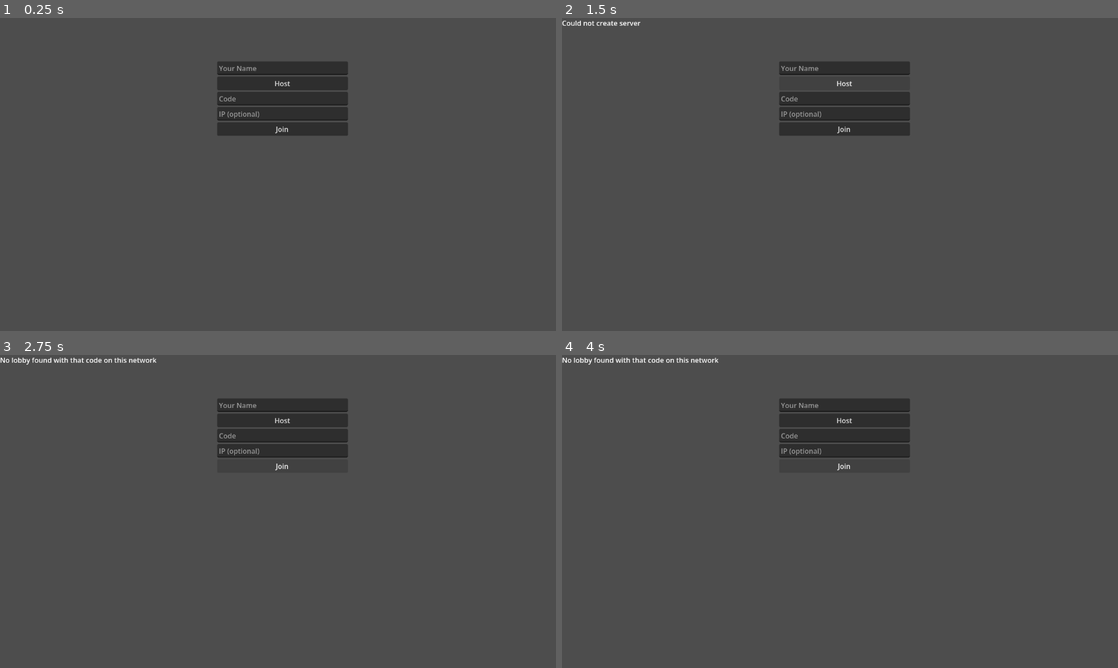
Above: before the commit, frames 1-4 (two rows, left to right).
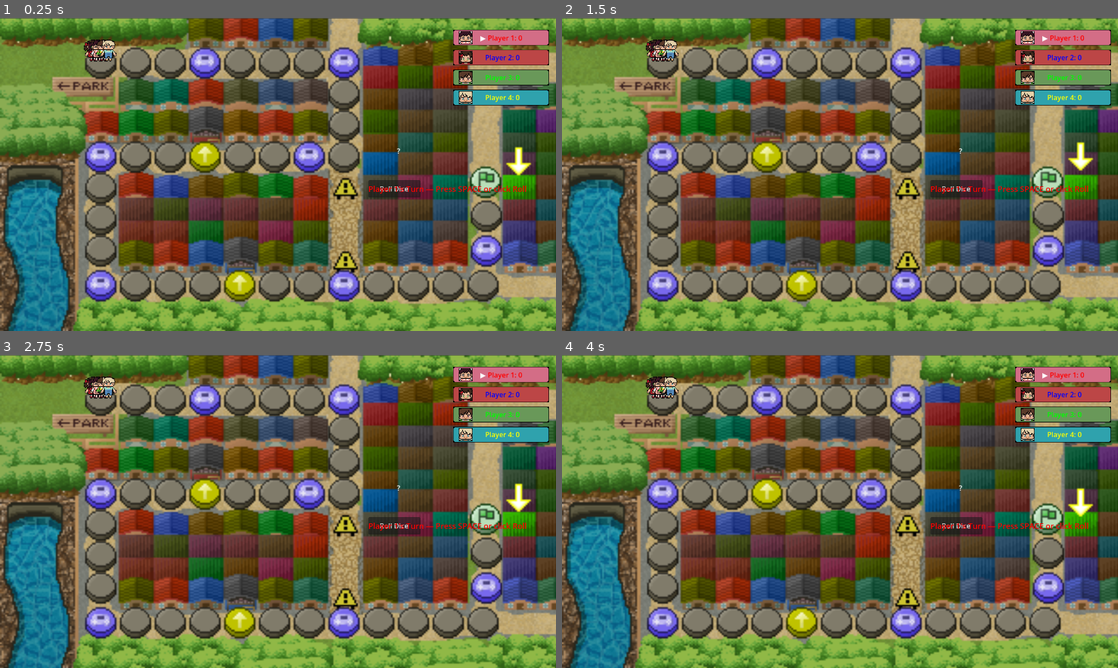
Above: after the commit, the same moments.

Repository: Zephyrdoestech/Pinoy-Party
Game: Godot game, scene res://scenes/Game.tscn
Same seed, same stepped clock (60 frames per second), same inputs: the game is played once before the commit and once after it. Before the commit the project starts from res://scenes/ui/LobbyScreen.tscn.
Inputs (mouse positions are in pixels of both pictures, inside the frame that each line leads up to):
- Up to frame 1 (0.25 s): no input
- Up to frame 2 (1.5 s): click (956, 190) at 0.5 s, where only the run after the commit has a clickable "Roll Dice"; click (845, 83) at 1.25 s, where only the run before the commit has a clickable "Host"
- Up to frame 3 (2.75 s): click (283, 464) at 2 s, where only the run before the commit has a clickable "Join"
- Up to frame 4 (4 s): hold D (move_right) 2.78-3.53 s; hold S (move_down) from 3.53 s (still down)

The runs differ from the first frame. In frame 1, 94% of the frame differs, in the area x 0-100%, y 0-100%; in frame 2, 94%; in frame 3, 94%; in frame 4, 94%.

Commit message:
help i cant access the lobby

Diff:
--- a/pinoy-party/project.godot
+++ b/pinoy-party/project.godot
@@ -15,7 +15,7 @@
 [application]
 
 config/name="PinoyParty"
-run/main_scene="uid://dbfm3smj58raw"
+run/main_scene="uid://otttrk2nbig1"
 config/features=PackedStringArray("4.6", "Forward Plus")
 config/icon="res://icon.svg"
 
--- a/pinoy-party/scenes/Game.tscn
+++ b/pinoy-party/scenes/Game.tscn
@@ -5,15 +5,55 @@
 [ext_resource type="PackedScene" uid="uid://bwhqvetc7jop" path="res://scenes/board/Dice.tscn" id="3"]
 [ext_resource type="Script" uid="uid://cc13jfm2miomd" path="res://scripts/state_machine/StateMachine.gd" id="4_g4kob"]
 [ext_resource type="Script" uid="uid://dr16xx150qr43" path="res://scripts/state_machine/states/State_StartTurn.gd" id="5_qy1jj"]
+[ext_resource type="Texture2D" uid="uid://08f52o7ptp2m" path="res://assets/board_assets/Tiles/Goal_Tile.png" id="5_r7sob"]
 [ext_resource type="Script" uid="uid://c4grj3vp5v4vj" path="res://scripts/state_machine/states/State_WaitingForDice.gd" id="6_3xj3m"]
+[ext_resource type="Texture2D" uid="uid://kjqgrs5sqdpb" path="res://assets/board_assets/board_arrow_placed.png" id="6_vjgi4"]
+[ext_resource type="Script" uid="uid://dku470pmgkaql" path="res://scenes/sprite_2d_3.gd" id="7_kyk2p"]
 [ext_resource type="Script" uid="uid://dbpgmhuso24j4" path="res://scripts/state_machine/states/State_Moving.gd" id="7_mcffj"]
 [ext_resource type="Script" uid="uid://bj3xox6d6dtr7" path="res://scripts/state_machine/states/State_TileEvent.gd" id="8_2rd6h"]
 [ext_resource type="PackedScene" uid="uid://cph0668ds8x15" path="res://scenes/board/Tile.tscn" id="8_kyk2p"]
 [ext_resource type="Script" uid="uid://bn08v1ospija" path="res://scripts/state_machine/states/State_EndTurn.gd" id="9_7ua8r"]
 [ext_resource type="PackedScene" uid="uid://b27tfag0jsw3q" path="res://scenes/ui/HUD.tscn" id="10_qy1jj"]
-[ext_resource type="PackedScene" uid="uid://05p1lmwlynfu" path="res://scenes/ui/ScoreBoard.tscn" id="11_3xj3m"]
 [ext_resource type="PackedScene" uid="uid://c2hbad6cv4qhg" path="res://scenes/ui/GameOverScreen.tscn" id="12_mcffj"]
 [ext_resource type="Texture2D" uid="uid://b16cipce2a2vi" path="res://assets/board_assets/board_background.png" id="13_2rd6h"]
+[ext_resource type="PackedScene" uid="uid://btf61rmswu0yb" path="res://scenes/ui/ScoreBoard.tscn" id="17_vjgi4"]
+
+[sub_resource type="Animation" id="Animation_45i86"]
+length = 0.001
+tracks/0/type = "value"
+tracks/0/imported = false
+tracks/0/enabled = true
+tracks/0/path = NodePath(".:position")
+tracks/0/interp = 1
+tracks/0/loop_wrap = true
+tracks/0/keys = {
+"times": PackedFloat32Array(0),
+"transitions": PackedFloat32Array(1),
+"update": 0,
+"values": [Vector2(642, 352)]
+}
+
+[sub_resource type="Animation" id="Animation_sv1m6"]
+resource_name = "bounce"
+loop_mode = 1
+tracks/0/type = "value"
+tracks/0/imported = false
+tracks/0/enabled = true
+tracks/0/path = NodePath(".:position")
+tracks/0/interp = 1
+tracks/0/loop_wrap = true
+tracks/0/keys = {
+"times": PackedFloat32Array(0, 0.4927375, 1),
+"transitions": PackedFloat32Array(1, 1, 1),
+"update": 0,
+"values": [Vector2(642, 352), Vector2(642, 330), Vector2(642, 352)]
+}
+
+[sub_resource type="AnimationLibrary" id="AnimationLibrary_a8wo8"]
+_data = {
+&"RESET": SubResource("Animation_45i86"),
+&"bounce": SubResource("Animation_sv1m6")
+}
 
 [node name="Game" type="Node2D" unique_id=1768686812]
 script = ExtResource("1")
@@ -173,6 +213,20 @@
 [node name="Tile35" parent="Board" unique_id=5350535 instance=ExtResource("8_kyk2p")]
 position = Vector2(1120, 456)
 scale = Vector2(2, 2)
+
+[node name="Sprite2D2" type="Sprite2D" parent="." unique_id=1384508704]
+position = Vector2(1118, 378)
+scale = Vector2(4, 4)
+texture = ExtResource("5_r7sob")
+
+[node name="Arrow" type="Sprite2D" parent="." unique_id=699209019]
+position = Vector2(642, 352)
+scale = Vector2(4, 4)
+texture = ExtResource("6_vjgi4")
+script = ExtResource("7_kyk2p")
+
+[node name="AnimationPlayer" type="AnimationPlayer" parent="Arrow" unique_id=805758802]
+libraries/ = SubResource("AnimationLibrary_a8wo8")
 
 [node name="Dice" parent="." unique_id=1631070114 instance=ExtResource("3")]
 position = Vector2(919, 347)
@@ -206,14 +260,13 @@
 
 [node name="Hud" parent="UI" unique_id=821560762 instance=ExtResource("10_qy1jj")]
 
-[node name="ScoreBoard" parent="UI" unique_id=1802406921 instance=ExtResource("11_3xj3m")]
-anchors_preset = 5
-anchor_left = 0.5
-anchor_right = 0.5
-offset_left = 324.0
-offset_top = 0.0
-offset_right = 324.0
-offset_bottom = 0.0
-grow_horizontal = 2
-
 [node name="GameOverScreen" parent="UI" unique_id=818565318 instance=ExtResource("12_mcffj")]
+
+[node name="ScoreBoard" parent="UI" unique_id=1160043138 instance=ExtResource("17_vjgi4")]
+anchors_preset = 11
+anchor_left = 1.0
+offset_left = -240.0
+offset_top = 24.0
+offset_right = -240.0
+offset_bottom = 24.0
+grow_horizontal = 0
--- /dev/null
+++ b/pinoy-party/scenes/sprite_2d_3.gd
@@ -0,0 +1,10 @@
+extends Sprite2D
+
+
+# Called when the node enters the scene tree for the first time.
+func _ready() -> void:
+	$AnimationPlayer.play("bounce")
+
+# Called every frame. 'delta' is the elapsed time since the previous frame.
+func _process(delta: float) -> void:
+	pass
--- /dev/null
+++ b/pinoy-party/scenes/ui/ScoreBoard.gd
@@ -0,0 +1,65 @@
+# scenes/ui/score_board.gd
+extends Control
+
+# One row per player: a "▶" marker (shown only on the current player) and a
+# "Name: score" label, colored to match that player's token color.
+var rows: Array = []  # [{marker: Label, score: Label}]
+
+#func _ready() -> void:
+	#for i in GameManager.active_player_count:
+		#var row := HBoxContainer.new()
+		#row.position = Vector2(0, i * 28)
+#
+		#var marker := Label.new()
+		#marker.custom_minimum_size = Vector2(20, 0)
+		#marker.text = ""
+		#row.add_child(marker)
+#
+		#var score_label := Label.new()
+		#row.add_child(score_label)
+#
+		#add_child(row)
+		#rows.append({"marker": marker, "score": score_label})
+#
+	#EventBus.score_changed.connect(_on_score_changed)
+	#EventBus.turn_started.connect(_on_turn_started)
+	#_refresh_all()
+
+func _ready() -> void:
+	var container = $RowsContainer # double check this path matches your layout!
+
+	# Loop through the actual visual rows you built in the editor
+	for row_rect in container.get_children():
+		var marker = row_rect.get_node_or_null("HBox/Marker")
+		var score_label = row_rect.get_node_or_null("HBox/Score")
+
+		if marker and score_label:
+			rows.append({"marker": marker, "score": score_label})
+
+	# Connect your networks
+	EventBus.score_changed.connect(_on_score_changed)
+	EventBus.turn_started.connect(_on_turn_started)
+
+	# Only refresh if GameManager actually has player data loaded
+	if GameManager.players.size() >= rows.size():
+		_refresh_all()
+	else:
+		print("Scoreboard idling: Waiting for real players to connect.")
+
+func _refresh_all() -> void:
+	for i in GameManager.active_player_count:
+		_update_score_text(i)
+
+func _update_score_text(player_index: int) -> void:
+	var p: Dictionary = GameManager.players[player_index]
+	var score_label: Label = rows[player_index]["score"]
+	score_label.text = "%s: %d" % [p["name"], p["score"]]
+	score_label.modulate = p["color"]
+
+func _on_score_changed(player_index: int, _new_score: int) -> void:
+	_update_score_text(player_index)
+
+func _on_turn_started(current_player_index: int) -> void:
+	for i in GameManager.active_player_count:
+		var marker: Label = rows[i]["marker"]
+		marker.text = "▶" if i == current_player_index else ""
--- a/pinoy-party/scenes/ui/ScoreBoard.tscn
+++ b/pinoy-party/scenes/ui/ScoreBoard.tscn
@@ -1,12 +1,118 @@
-[gd_scene format=3 uid="uid://05p1lmwlynfu"]
+[gd_scene format=3 uid="uid://btf61rmswu0yb"]
 
-[ext_resource type="Script" uid="uid://ci6cy8ykse2kc" path="res://scenes/ui/score_board.gd" id="1_s5pty"]
+[ext_resource type="Script" uid="uid://ci6cy8ykse2kc" path="res://scenes/ui/ScoreBoard.gd" id="1_fla6y"]
+[ext_resource type="Texture2D" uid="uid://oaxrwrq6dgky" path="res://assets/board_assets/LeaderBoard/leaderboard_char2.png" id="2_oj0in"]
+[ext_resource type="Texture2D" uid="uid://2kujg18jxjay" path="res://assets/board_assets/LeaderBoard/leaderboard_char1.png" id="3_8dr08"]
+[ext_resource type="Texture2D" uid="uid://dshcqw2jdv14k" path="res://assets/board_assets/LeaderBoard/leaderboard_char3.png" id="4_6qmjq"]
+[ext_resource type="Texture2D" uid="uid://c45uj3bohns1k" path="res://assets/board_assets/LeaderBoard/leaderboard_char4.png" id="5_yvrsk"]
 
-[node name="ScoreBoard" type="Control" unique_id=1119907003]
+[node name="ScoreBoard" type="Control" unique_id=1160043138]
 layout_mode = 3
-anchors_preset = 0
-offset_left = 900.0
-offset_top = 50.0
-offset_right = 900.0
-offset_bottom = 50.0
-script = ExtResource("1_s5pty")
+anchors_preset = 15
+anchor_right = 1.0
+anchor_bottom = 1.0
+grow_horizontal = 2
+grow_vertical = 2
+script = ExtResource("1_fla6y")
+
+[node name="RowsContainer" type="VBoxContainer" parent="." unique_id=1686654090]
+layout_mode = 0
+offset_right = 40.0
+offset_bottom = 40.0
+
+[node name="Row0" type="TextureRect" parent="RowsContainer" unique_id=1702318735]
+layout_mode = 2
+texture = ExtResource("2_oj0in")
+
+[node name="HBox" type="HBoxContainer" parent="RowsContainer/Row0" unique_id=974226120]
+layout_mode = 1
+anchors_preset = 8
+anchor_left = 0.5
+anchor_top = 0.5
+anchor_right = 0.5
+anchor_bottom = 0.5
+offset_left = -3.0
+offset_top = -11.5
+offset_right = 3.0
+offset_bottom = 11.5
+grow_horizontal = 2
+grow_vertical = 2
+
+[node name="Marker" type="Label" parent="RowsContainer/Row0/HBox" unique_id=1632443220]
+layout_mode = 2
+
+[node name="Score" type="Label" parent="RowsContainer/Row0/HBox" unique_id=1967911677]
+layout_mode = 2
+
+[node name="Row1" type="TextureRect" parent="RowsContainer" unique_id=1079583365]
+layout_mode = 2
+texture = ExtResource("3_8dr08")
+
+[node name="HBox" type="HBoxContainer" parent="RowsContainer/Row1" unique_id=2101984350]
+layout_mode = 1
+anchors_preset = 8
+anchor_left = 0.5
+anchor_top = 0.5
+anchor_right = 0.5
+anchor_bottom = 0.5
+offset_left = -20.0
+offset_top = -20.0
+offset_right = 20.0
+offset_bottom = 20.0
+grow_horizontal = 2
+grow_vertical = 2
+
+[node name="Marker" type="Label" parent="RowsContainer/Row1/HBox" unique_id=1183316110]
+layout_mode = 2
+
+[node name="Score" type="Label" parent="RowsContainer/Row1/HBox" unique_id=472812731]
+layout_mode = 2
+
+[node name="Row2" type="TextureRect" parent="RowsContainer" unique_id=44061191]
+layout_mode = 2
+texture = ExtResource("4_6qmjq")
+
+[node name="HBox" type="HBoxContainer" parent="RowsContainer/Row2" unique_id=1166315763]
+layout_mode = 1
+anchors_preset = 8
+anchor_left = 0.5
+anchor_top = 0.5
+anchor_right = 0.5
+anchor_bottom = 0.5
+offset_left = -20.0
+offset_top = -20.0
+offset_right = 20.0
+offset_bottom = 20.0
+grow_horizontal = 2
+grow_vertical = 2
+
+[node name="Marker" type="Label" parent="RowsContainer/Row2/HBox" unique_id=1593055459]
+layout_mode = 2
+
+[node name="Score" type="Label" parent="RowsContainer/Row2/HBox" unique_id=266269068]
+layout_mode = 2
+
+[node name="Row3" type="TextureRect" parent="RowsContainer" unique_id=905398530]
+layout_mode = 2
+texture = ExtResource("5_yvrsk")
+
+[node name="HBox" type="HBoxContainer" parent="RowsContainer/Row3" unique_id=906593251]
+layout_mode = 1
+anchors_preset = 8
+anchor_left = 0.5
+anchor_top = 0.5
+anchor_right = 0.5
+anchor_bottom = 0.5
+offset_left = -20.0
+offset_top = -20.0
+offset_right = 20.0
+offset_bottom = 20.0
+grow_horizontal = 2
+grow_vertical = 2
+alignment = 1
+
+[node name="Marker" type="Label" parent="RowsContainer/Row3/HBox" unique_id=1676526884]
+layout_mode = 2
+
+[node name="Score" type="Label" parent="RowsContainer/Row3/HBox" unique_id=1382173240]
+layout_mode = 2
--- a/pinoy-party/scenes/ui/score_board.gd
+++ /dev/null
@@ -1,44 +0,0 @@
-# scenes/ui/score_board.gd
-extends Control
-
-# One row per player: a "▶" marker (shown only on the current player) and a
-# "Name: score" label, colored to match that player's token color.
-var rows: Array = []  # [{marker: Label, score: Label}]
-
-func _ready() -> void:
-	for i in GameManager.active_player_count:
-		var row := HBoxContainer.new()
-		row.position = Vector2(0, i * 28)
-
-		var marker := Label.new()
-		marker.custom_minimum_size = Vector2(20, 0)
-		marker.text = ""
-		row.add_child(marker)
-
-		var score_label := Label.new()
-		row.add_child(score_label)
-
-		add_child(row)
-		rows.append({"marker": marker, "score": score_label})
-
-	EventBus.score_changed.connect(_on_score_changed)
-	EventBus.turn_started.connect(_on_turn_started)
-	_refresh_all()
-
-func _refresh_all() -> void:
-	for i in GameManager.active_player_count:
-		_update_score_text(i)
-
-func _update_score_text(player_index: int) -> void:
-	var p: Dictionary = GameManager.players[player_index]
-	var score_label: Label = rows[player_index]["score"]
-	score_label.text = "%s: %d" % [p["name"], p["score"]]
-	score_label.modulate = p["color"]
-
-func _on_score_changed(player_index: int, _new_score: int) -> void:
-	_update_score_text(player_index)
-
-func _on_turn_started(current_player_index: int) -> void:
-	for i in GameManager.active_player_count:
-		var marker: Label = rows[i]["marker"]
-		marker.text = "▶" if i == current_player_index else ""
Not shown, added: pinoy-party/scenes/sprite_2d_3.gd.uid
Renamed: pinoy-party/scenes/ui/score_board.gd.uid -> pinoy-party/scenes/ui/ScoreBoard.gd.uid
